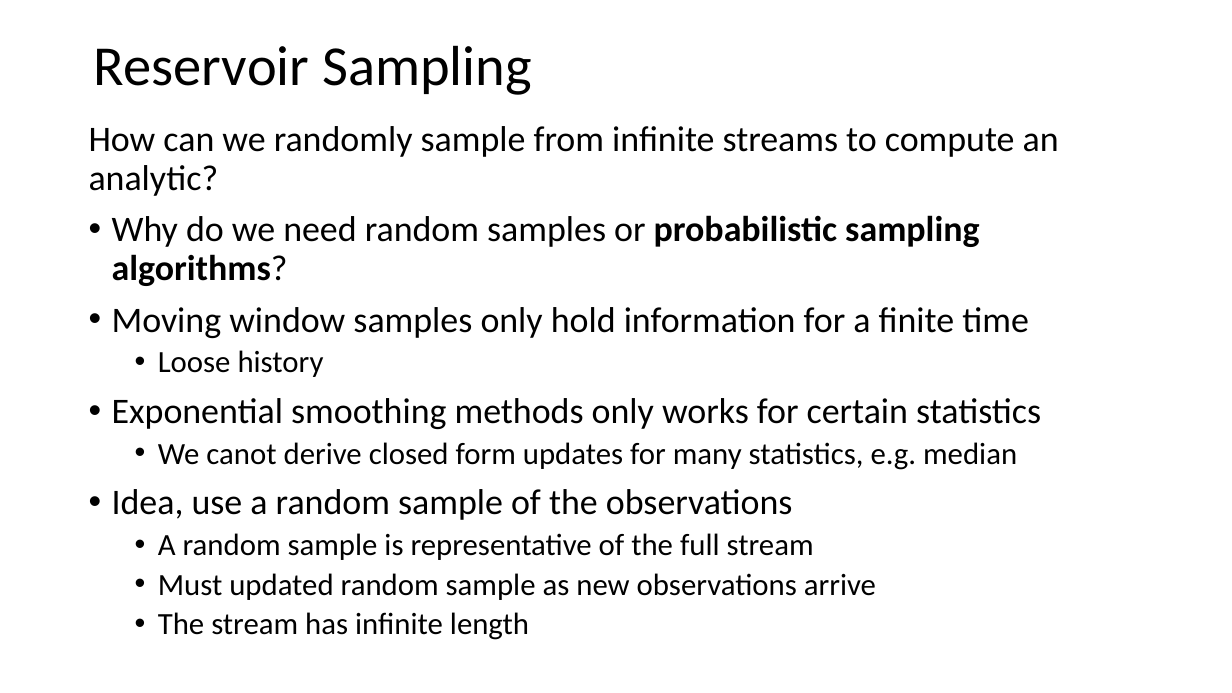
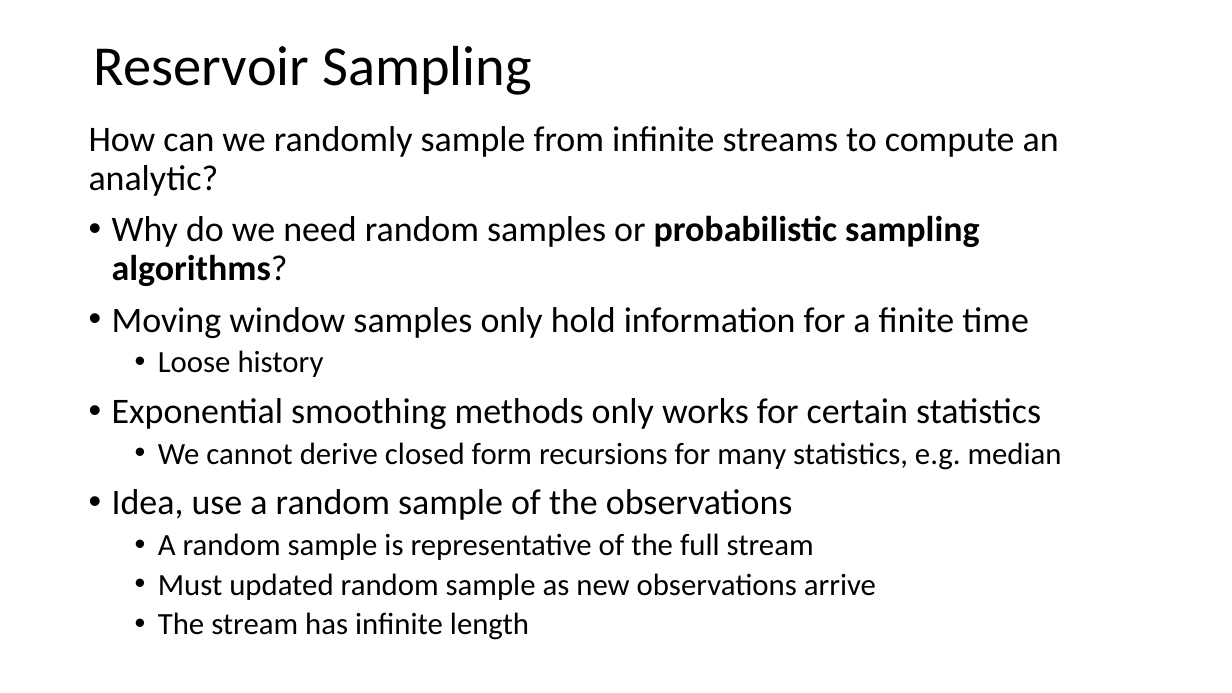
Before and after one commit to tenevian/Harvard-SSP-Data-Mining, a slide deck: slide 29 of slides/3_StreamingAnalytics.pptx (slide 27 before the commit). Drawn at 1232x693 pixels with LibreOffice and Linux fonts; fonts in the diff are those of the drawing. Boxes give left, top, right and bottom in pixels: in the first picture for what was removed or moved away, otherwise in the second. Text is boxed around its words. In the diff, an @@ line names an element or a change of style, - is before the commit and + after.

```diff
--- a/slides/3_StreamingAnalytics.pptx
+++ b/slides/3_StreamingAnalytics.pptx
@@ text at [158, 442, 1062, 470]: text changed @@
-  • We canot derive closed form updates for many statistics, e.g. median
+  • We cannot derive closed form recursions for many statistics, e.g. median
```
Also in this commit, not shown: 5 other slides changed, 2 slides added.
